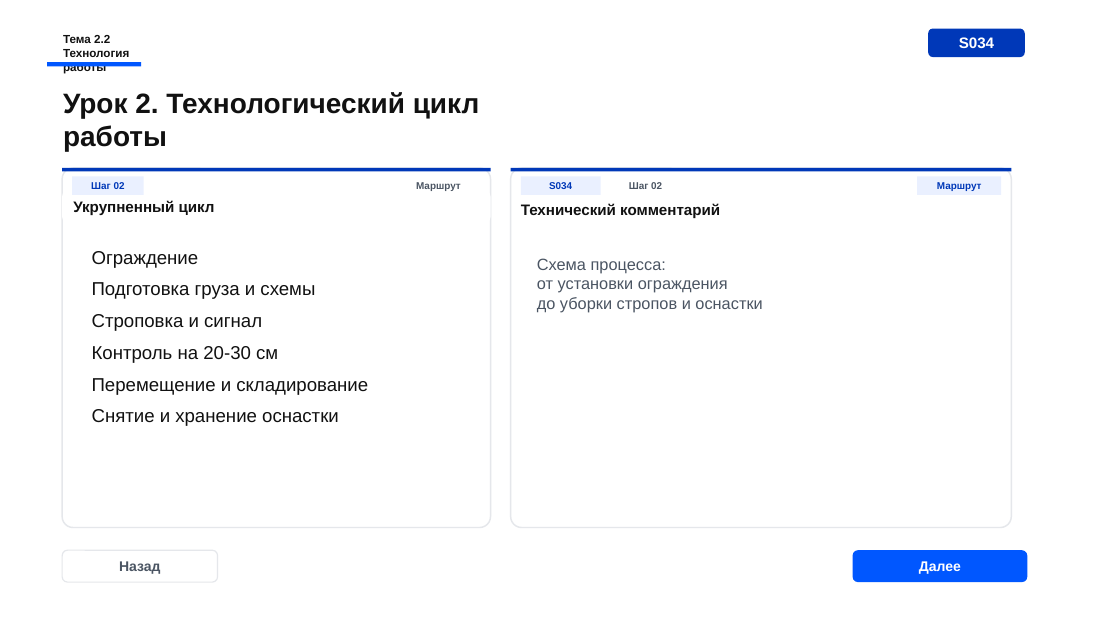
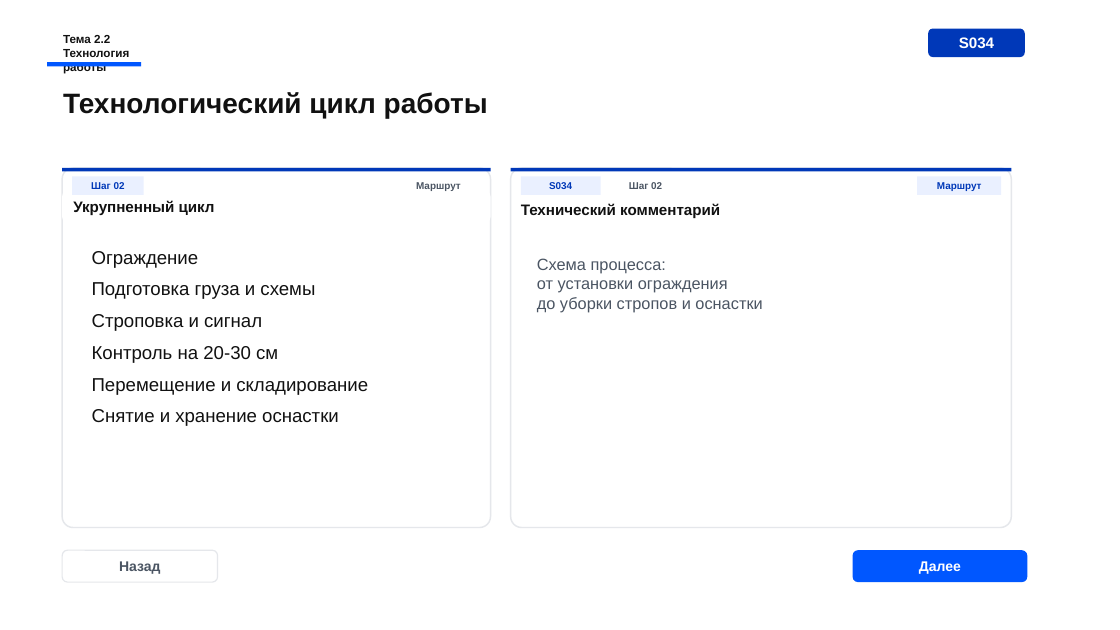
Before and after one commit to Armankanat2/EV-Strop, a slide deck: slide 11 of presentations/ispring-course/module-01-stropovka-gruzov/live-preview/S029_theme22_preview_2026-06-30_v13_ev-group-techstyle-premium-subslides.pptx (slide 7 before the commit). Drawn at 1120x630 pixels with LibreOffice and Linux fonts; fonts in the diff are those of the drawing. Boxes give left, top, right and bottom in pixels: in the first picture for what was removed or moved away, otherwise in the second. Text is boxed around its words. In the diff, an @@ line names an element or a change of style, - is before the commit and + after.

```diff
--- a/presentations/ispring-course/module-01-stropovka-gruzov/live-preview/S029_theme22_preview_2026-06-30_v13_ev-group-techstyle-premium-subslides.pptx
+++ b/presentations/ispring-course/module-01-stropovka-gruzov/live-preview/S029_theme22_preview_2026-06-30_v13_ev-group-techstyle-premium-subslides.pptx
@@ text at [63, 92, 488, 118]: text changed @@
-Урок 2. Технологический цикл работы
+Технологический цикл работы
```
Also in this commit, not shown: 9 other slides changed, 5 slides added, 2 slides removed, 10 other files.
